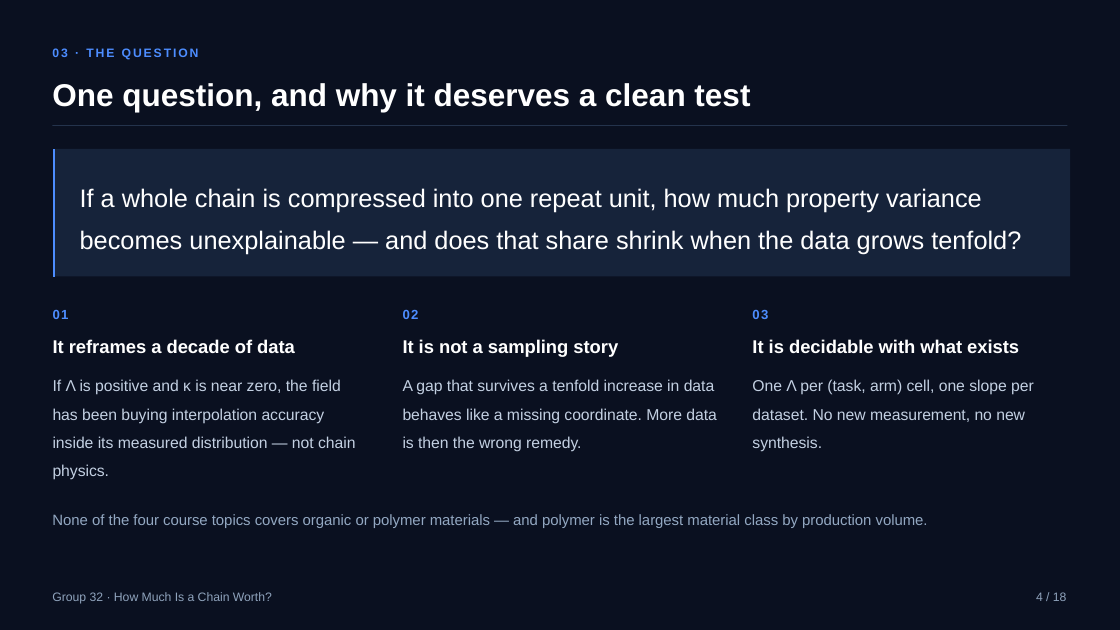
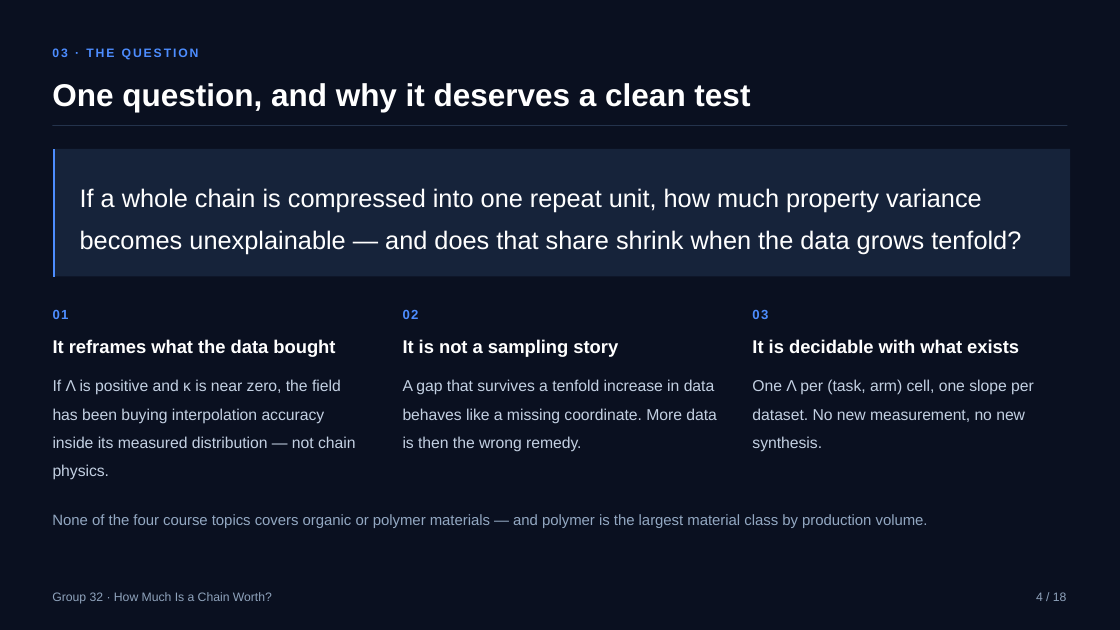
Before and after one commit to XHH-Coco/How-Much-Is-a-Chain-Worth, a slide deck: slide 4 of presentation/ChainWorth_Group32/ChainWorth_Group32.pptx. Drawn at 1120x630 pixels with LibreOffice and Linux fonts; fonts in the diff are those of the drawing. Boxes give left, top, right and bottom in pixels: in the first picture for what was removed or moved away, otherwise in the second. Text is boxed around its words. In the diff, an @@ line names an element or a change of style, - is before the commit and + after.

```diff
--- a/presentation/ChainWorth_Group32/ChainWorth_Group32.pptx
+++ b/presentation/ChainWorth_Group32/ChainWorth_Group32.pptx
@@ text at [53,339,335,357]: text changed @@
-It reframes a decade of data
+It reframes what the data bought
```
Also in this commit, not shown: 5 other slides changed, 14 other files.
